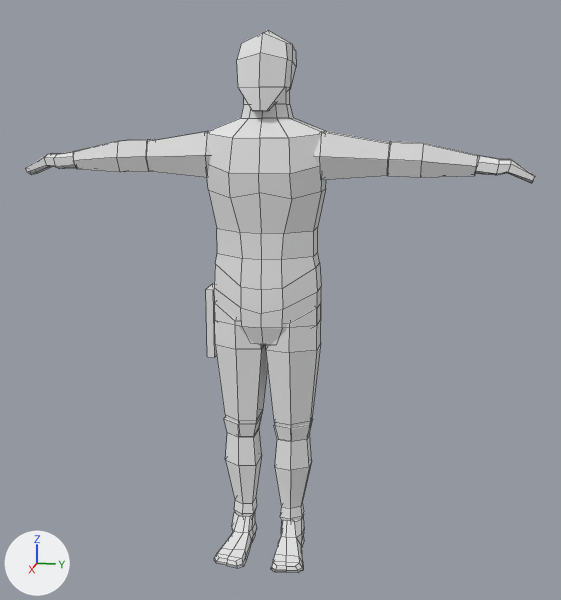
An edit to the FBX model Assets/Art/AnimationClips/Enemy1.fbx, drawn before and after from the same camera.
Rendered twice from a 50 mm lens placed at (5.36, 1.17, 0.96), pointed at (0.04, 0.1, -0.37). Every picture has the same lights, and +X, +Y and +Z are marked at lower left. Mesh edges are drawn as thin lines.

Before the edit, the objects in view are built like this:
```python
me_cube_001 = bpy.data.meshes.new('Cube.001')
me_cube_001.from_pydata(...)  # 568 vertices, 540 faces; spans x -0.13..0.63, y -1.78..1.78, z -2.31..1.48
me_cube_001.materials.append(mat_material)  # white #e7e7e7
# before: 188 (0.11, 1.05, 0.52), 189 (0.11, 1.06, 0.74) at pixel (423, 142), 192 (0.27, 1.05, 0.52) at pixel (420, 177), 193 (0.27, 1.06, 0.74) at pixel (423, 143), 194 (0.15, 1.4, 0.54) at pixel (474, 174)
# before: 195 (0.15, 1.43, 0.66) at pixel (478, 155), 196 (0.24, 1.4, 0.54) at pixel (474, 175), 197 (0.24, 1.43, 0.66) at pixel (479, 156), 199 (0.07, 1.06, 0.63), 200 (0.31, 1.06, 0.63) at pixel (421, 161)
# before: 202 (0.12, 1.41, 0.6), 203 (0.26, 1.41, 0.6) at pixel (477, 166)
# before: 206 (0.11, -1.05, 0.52), 207 (0.11, -1.06, 0.74) at pixel (126, 140), 210 (0.27, -1.05, 0.52) at pixel (120, 172), 211 (0.27, -1.06, 0.74) at pixel (117, 141), 212 (0.15, -1.4, 0.54)
# before: 213 (0.15, -1.43, 0.66), 214 (0.24, -1.4, 0.54) at pixel (76, 169), 215 (0.24, -1.43, 0.66) at pixel (72, 151), 217 (0.07, -1.06, 0.63), 218 (0.31, -1.06, 0.63) at pixel (116, 157)
# before: 220 (0.12, -1.41, 0.6), 221 (0.26, -1.41, 0.6) at pixel (73, 160)
ob_head = bpy.data.objects.new('Head', me_cube_001)
ob_head.location = (-0.185, 0.0, 0.0)
```
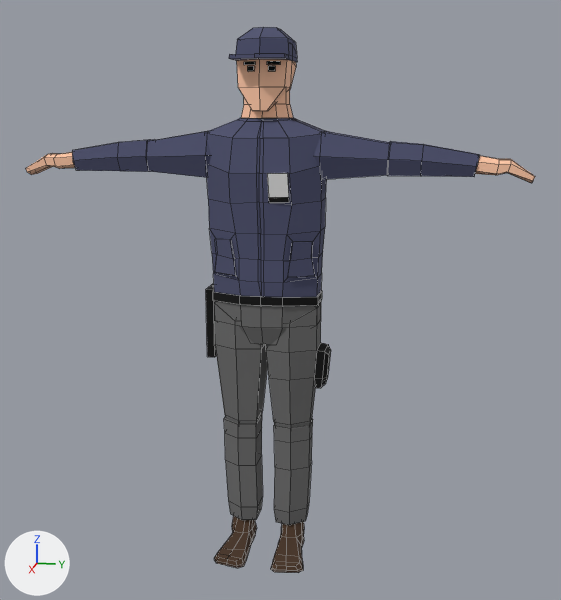
Commit message: Enemy model update

Patch to the scene script:
```diff
--- a/Assets/Art/AnimationClips/Enemy1.fbx.py
+++ b/Assets/Art/AnimationClips/Enemy1.fbx.py
@@ mat_black @@
+mat_black = principled_material('Black')
+mat_black.base_color = (0.0, 0.0, 0.0)  # black #000000
+mat_black.roughness = 1.0
@@ mat_skin @@
+mat_skin = principled_material('Skin')
+mat_skin.base_color = (1.0, 0.577, 0.384)  # beige #ffc8a7
+mat_skin.roughness = 1.0
@@ mat_brown @@
+mat_brown = principled_material('Brown')
+mat_brown.base_color = (0.0668, 0.0338, 0.0169)  # brown #493423
+mat_brown.roughness = 1.0
@@ mat_grayfabric @@
+mat_grayfabric = principled_material('GrayFabric')
+mat_grayfabric.base_color = (0.142, 0.142, 0.142)  # dark grey #696969
+mat_grayfabric.roughness = 1.0
@@ mat_bluefabric @@
+mat_bluefabric = principled_material('BlueFabric')
+mat_bluefabric.base_color = (0.0758, 0.0822, 0.157)  # dark blue #4e516e
+mat_bluefabric.roughness = 1.0
@@ me_cube_001 @@
 # verts and faces of me_cube_001; kept vertices keep their numbers, new ones are numbered from 568
-me_cube_001.from_pydata(...)  # 568 vertices, 540 faces; spans x -0.13..0.63, y -1.78..1.78, z -2.31..1.48
+me_cube_001.from_pydata(...)  # 752 vertices, 714 faces; spans x -0.13..0.63, y -1.78..1.78, z -2.31..1.48
+# me_cube_001 part 1: a new loose piece of 30 vertices spanning x -0.1..0.52, y -0.19..0.18, z 1.27..1.48, in mat_bluefabric (dark blue #4e516e)
+# me_cube_001 part 2
+# 6 vertices are removed from x 0.28..0.45, y -0.34..0.34, z -0.05..0.77
+# 40 faces are deleted
+# 5 vertices in x -0.02..0.4, y -0.21..0.21, z 0.37 move by (0.0, 0.0, -0.03)
+# 4 vertices in x -0.08..0.31, y -0.2..0.2, z -1.42..1.4 move by (0.02, 0.0, 0.0)
+# 4 vertices in x 0.08..0.3, y -0.4..0.4, z 0.42 move by (0.0, 0.0, -0.07)
+# 4 vertices in x 0.09..0.28, y -0.37..0.37, z -0.29 move by (0.0, 0.0, -0.09)
+# 4 vertices in x -0.06..0.39, y -0.15..0.15, z -0.4 move by (0.0, 0.0, 0.03)
+# 3 vertices in x 0.3, y -0.05..0.04, z 0.95 move by (-0.19, 0.0, 0.0)
+# 64 vertices move from x -0.13..0.41, y -0.36..0.36, z -2.07..1.27 to x -0.1..0.44, y -0.4..0.4, z -2.1..1.27
+# 141 vertices are added at x -0.08..0.46, y -0.4..0.46, z -1.01..1.26
+# 6 new vertices lie (0.0, 0.0, 0.06) away from vertices in x -0.07..0.4, y -0.36..0.36, z -0.26..-0.11
+# 5 new vertices lie (0.19, 0.0, 0.0) away from vertices in x 0.09, y -0.38..0.43, z -0.72..-0.19
+# 106 new faces join them, mat_bluefabric (dark blue #4e516e)
+# 58 new faces join them, mat_black (black #000000)
+# 11 new faces join them, mat_grayfabric (dark grey #696969)
+# 5 new faces join them, mat_card (white #e7e7e7)
+# me_cube_001 part 3
+verts[188] = (0.12, 1.06, 0.53)  # moved
+verts[189] = (0.12, 1.06, 0.73)  # moved, pixel (423, 144)
+verts[192] = (0.26, 1.06, 0.53)  # moved, pixel (420, 176)
+verts[193] = (0.26, 1.06, 0.73)  # moved, pixel (423, 144)
+verts[194] = (0.14, 1.4, 0.53)  # moved
+verts[195] = (0.14, 1.43, 0.67)  # moved, pixel (478, 154)
+verts[196] = (0.24, 1.4, 0.53)  # moved, pixel (474, 176)
+verts[197] = (0.24, 1.43, 0.67)  # moved, pixel (479, 154)
+verts[199] = (0.08, 1.06, 0.63)  # moved
+verts[203] = (0.27, 1.41, 0.6)  # moved, pixel (477, 166)
+verts[200] = (0.3, 1.06, 0.63)  # moved, pixel (421, 160)
+verts[202] = (0.11, 1.41, 0.6)  # moved
+# me_cube_001 part 4
+verts[206] = (0.12, -1.06, 0.53)  # moved
+verts[207] = (0.12, -1.06, 0.73)  # moved, pixel (125, 141)
+verts[210] = (0.26, -1.06, 0.53)  # moved, pixel (120, 171)
+verts[211] = (0.26, -1.06, 0.73)  # moved, pixel (118, 142)
+verts[212] = (0.14, -1.4, 0.53)  # moved
+verts[213] = (0.14, -1.43, 0.67)  # moved, pixel (78, 149)
+verts[214] = (0.24, -1.4, 0.53)  # moved, pixel (76, 170)
+verts[215] = (0.24, -1.43, 0.67)  # moved, pixel (72, 150)
+verts[217] = (0.08, -1.06, 0.63)  # moved
+verts[221] = (0.27, -1.41, 0.6)  # moved, pixel (72, 160)
+verts[218] = (0.3, -1.06, 0.63)  # moved, pixel (117, 157)
+verts[220] = (0.11, -1.41, 0.6)  # moved
+# me_cube_001 part 5: 88 faces spanning x -0.07..0.44, y -1.43..1.43, z -0.05..0.81 switch from mat_material (white #e7e7e7) to mat_bluefabric (dark blue #4e516e)
+# me_cube_001 part 6: 116 faces spanning x -0.1..0.4, y -1.78..1.78, z 0.49..1.48 switch from mat_material (white #e7e7e7) to mat_skin (beige #ffc8a7)
+# me_cube_001 part 7: 140 faces spanning x -0.07..0.41, y -0.38..0.38, z -2.13..-0.35 switch from mat_material (white #e7e7e7) to mat_grayfabric (dark grey #696969)
+# me_cube_001 part 8: 24 faces spanning x -0.13..0.42, y -0.44..0.38, z -0.82..-0.26 switch from mat_material (white #e7e7e7) to mat_black (black #000000)
+# me_cube_001 part 9: 132 faces spanning x 0.12..0.63, y -0.34..0.34, z -2.31..-2.09 switch from mat_material (white #e7e7e7) to mat_brown (brown #493423)
+me_cube_001.materials.append(mat_card)  # white #e7e7e7
```

Where the change shows, as pixel boxes [x1, y1, x2, y2] in the pictures (561 x 600 px; the box of a moved part takes in the faces that stretch with it):
'Head', reshaped: before [26, 30, 535, 573]; after [26, 27, 535, 573]
part 1 of me_cube_001, added (blue): after [229, 27, 298, 62]
part 2 of me_cube_001, built on: before [207, 118, 326, 425]; after [207, 61, 331, 425]
part 3 of me_cube_001, moved or reshaped: [387, 141, 479, 177] in both
part 4 of me_cube_001, moved or reshaped: before [73, 139, 153, 172]; after [72, 140, 149, 172]
part 5 of me_cube_001, recoloured (white to blue): [146, 131, 389, 199] in both
part 6 of me_cube_001, recoloured (grey to beige): [26, 59, 535, 183] in both
part 7 of me_cube_001, recoloured: [214, 301, 321, 476] in both
part 8 of me_cube_001, recoloured (grey to black): [206, 284, 217, 357] in both
part 9 of me_cube_001, recoloured (white to brown): [214, 516, 304, 573] in both
